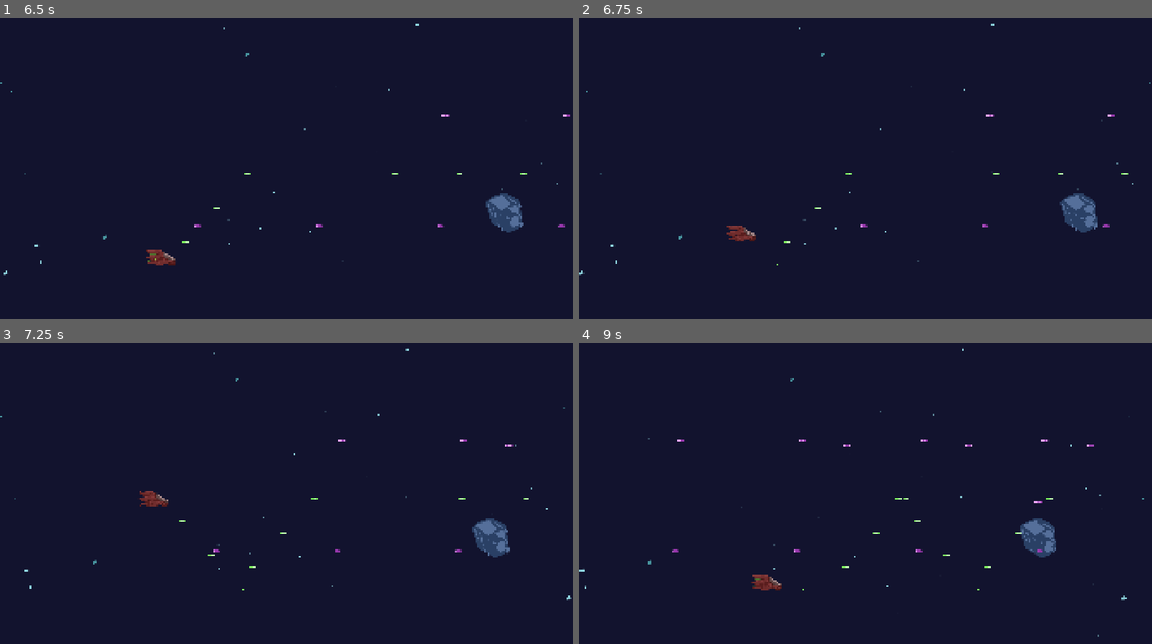
Above: before the commit, frames 1-4 (two rows, left to right).
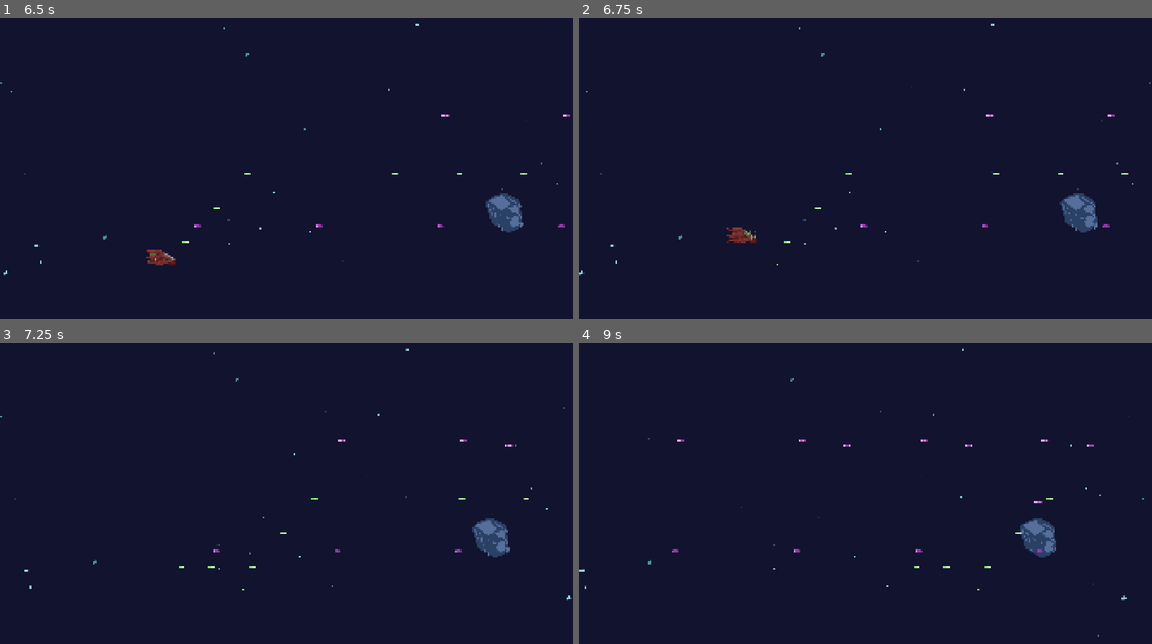
Above: after the commit, the same moments.

Repository: ShadeDepeche/scav-spacies
Game: Godot game, scene res://scenes/levels/Space.tscn
The game is run twice, just before and just after one commit, with the same random seed, the same clock (stepped at 60 frames per second) and the same inputs.
Inputs:
- Up to frame 1 (6.5 s): hold Right (move_right) 0.53-1.28 s; hold Z (shoot) 0.53-1.28 s; hold Down (move_down) 1.28-2.03 s; tap Z (shoot) every 1.5 s from 1.35 to 5.85 s; hold Right (move_right) 2.03-2.78 s; hold Z (shoot) 2.03-2.78 s; hold Up (move_up) 2.78-3.53 s; hold Z (shoot) 3.53-4.28 s; hold Left (move_left) 3.53-5.03 s; hold Down (move_down) 5.03-5.78 s; hold Z (shoot) 5.03-5.78 s; hold Right (move_right) from 5.78 s (still down)
- Up to frame 2 (6.75 s): release Right (move_right) at 6.53 s; hold Up (move_up) from 6.53 s (still down); hold Z (shoot) from 6.53 s (still down)
- Up to frame 3 (7.25 s): keep holding Up (move_up); keep holding Z (shoot)
- Up to frame 4 (9 s): release Up (move_up) at 7.28 s; release Z (shoot) at 7.28 s; hold Right (move_right) 7.28-8.03 s; tap Z (shoot) at 7.35, 8.85 s; hold Down (move_down) 8.03-8.78 s; hold Z (shoot) 8.03-8.78 s; hold Left (move_left) from 8.78 s (still down)

Frame 1 is identical in both runs. In frame 2, 0.2% of the frame differs, in the area x 25-31%, y 69-75%; in frame 3, 0.2%; in frame 4, 0.3%, in the area x 30-65%, y 51-83%.

Commit message:
Added variable 'alive' to player. They now properly die.

Diff:
--- a/scripts/ship.gd
+++ b/scripts/ship.gd
@@ -1,8 +1,8 @@
 extends CharacterBody2D
-signal hit
 
 @export var speed = 400
 var screen_size
+var alive = 1
 
 @export var Bullet : PackedScene
 
@@ -22,10 +22,10 @@
 	if Input.is_action_pressed("shoot") and $Timer.is_stopped():
 		shoot()
 
-	if velocity.length() > 0:
+	if velocity.length() > 0 && alive == 1:
 		velocity = velocity.normalized() * speed
 		$AnimatedSprite2D.play("Idle")
-	else:
+	elif alive == 1:
 		$AnimatedSprite2D.stop()
 
 	position += velocity * delta
@@ -36,6 +36,7 @@
 		global_position = global_position.clamp(cam_rect.position, cam_rect.position + cam_rect.size)
 
 func _on_hit():
+	alive = 0
 	$AnimatedSprite2D.play("Boom")
 	await $AnimatedSprite2D.animation_finished
 	queue_free()
